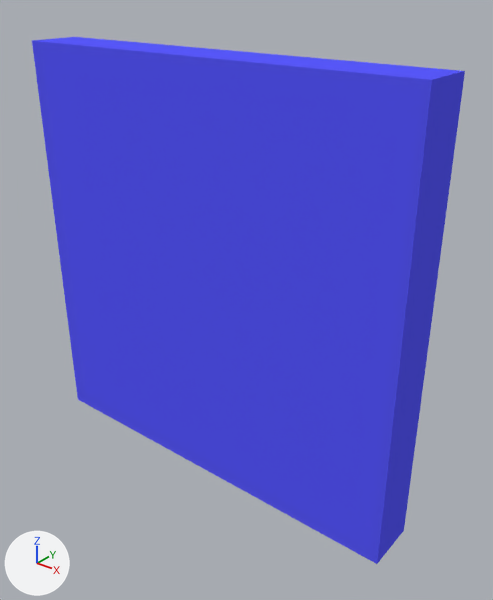
What one commit did to the Blender file Project Gamma/Assets/Models/Breakable Wall.blend.
Both versions are drawn from a 50 mm lens placed at (7.63, -9.12, 9.21), pointed at (0.53, -0.25, 3.71). Arrows for +X, +Y and +Z are at lower left; the lights stay in place.

The scene before the commit, as lines of its bpy script (objects in view):
```python
me_cube_002 = bpy.data.meshes.new('Cube.002')
me_cube_002.from_pydata(...)  # a box spanning x -4.0..4.0, y -1.0..0.0, z 0.0..8.0
me_cube_002.materials.append(mat_breakable_wall)  # blue #5959ff
ob_breakable_wall = bpy.data.objects.new('Breakable Wall', me_cube_002)
ob_breakable_wall.location = (0.0, 0.0, 0.0)
```
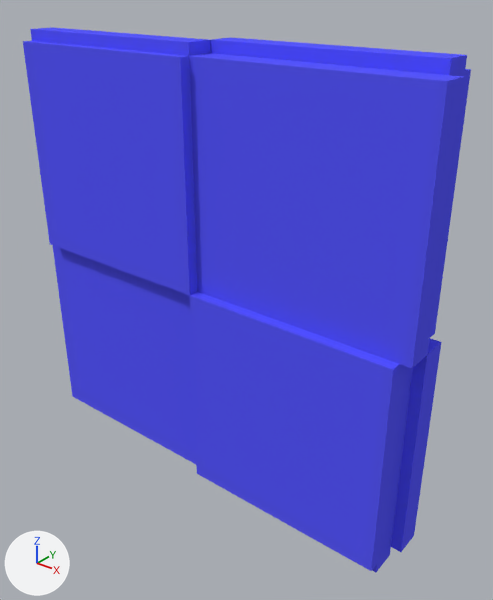
The change, as a list of edits to the scene's bpy script:
```text
Change me_cube_002:
    used by ob_breakable_wall; location = (0.0, 0.0, 0.0)
    remove me_cube_002.from_pydata(...)  # 8 vertices, 6 faces; spans x -4.0..4.0, y -1.0..0.0, z 0.0..8.0
    add me_cube_002.from_pydata(...)  # 74 vertices, 72 faces; spans x -4.2..4.2, y -1.2..0.2, z -0.2..8.2
    me_cube_002 part 1
    6 faces are deleted
    4 vertices are added at (-4.0, -0.5, 0.0), (-4.0, -0.5, 8.0), (4.0, -0.5, 0.0), (4.0, -0.5, 8.0)
    6 new vertices lie (0.0, 0.0, 4.0) away from vertices in x -4.0..4.0, y -1.0..0.0, z 0.0
    8 new vertices lie (4.0, 0.0, 0.0) away from vertices in x -4.0, y -1.0..0.0, z 0.0..8.0
    8 new vertices lie (-0.2, 0.0, 0.0) away from vertices in x -4.0, y -1.0..0.0, z 0.0..8.0
    8 new vertices lie (0.0, 0.2, 0.0) away from vertices in x -4.0..4.0, y 0.0, z 0.0..8.0
    8 new vertices lie (0.2, 0.0, 0.0) away from vertices in x 4.0, y -1.0..0.0, z 0.0..8.0
    8 new vertices lie (0.0, -0.2, 0.0) away from vertices in x -4.0..4.0, y -1.0, z 0.0..8.0
    8 new vertices lie (0.0, 0.0, -0.2) away from vertices in x -4.0..4.0, y -1.0..0.0, z 0.0
    8 new vertices lie (0.0, 0.0, 0.2) away from vertices in x -4.0..4.0, y -1.0..0.0, z 8.0
    72 new faces join them
```

Location of each change, (x1, y1, x2, y2) in pixels of the pictures (493 x 600 px):
'Breakable Wall', reshaped
    before: (32, 37, 465, 564)
    after: (23, 27, 471, 572)
